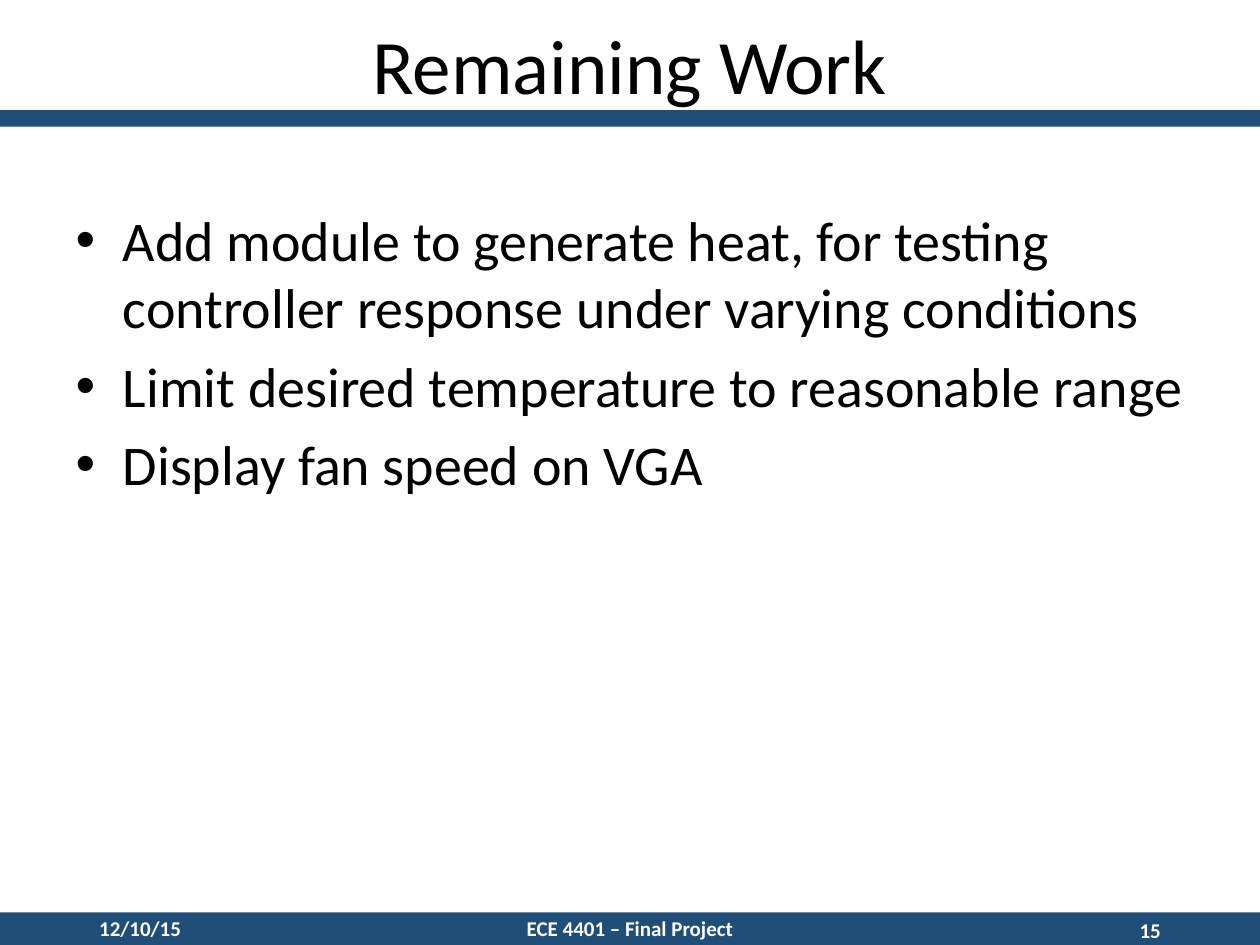
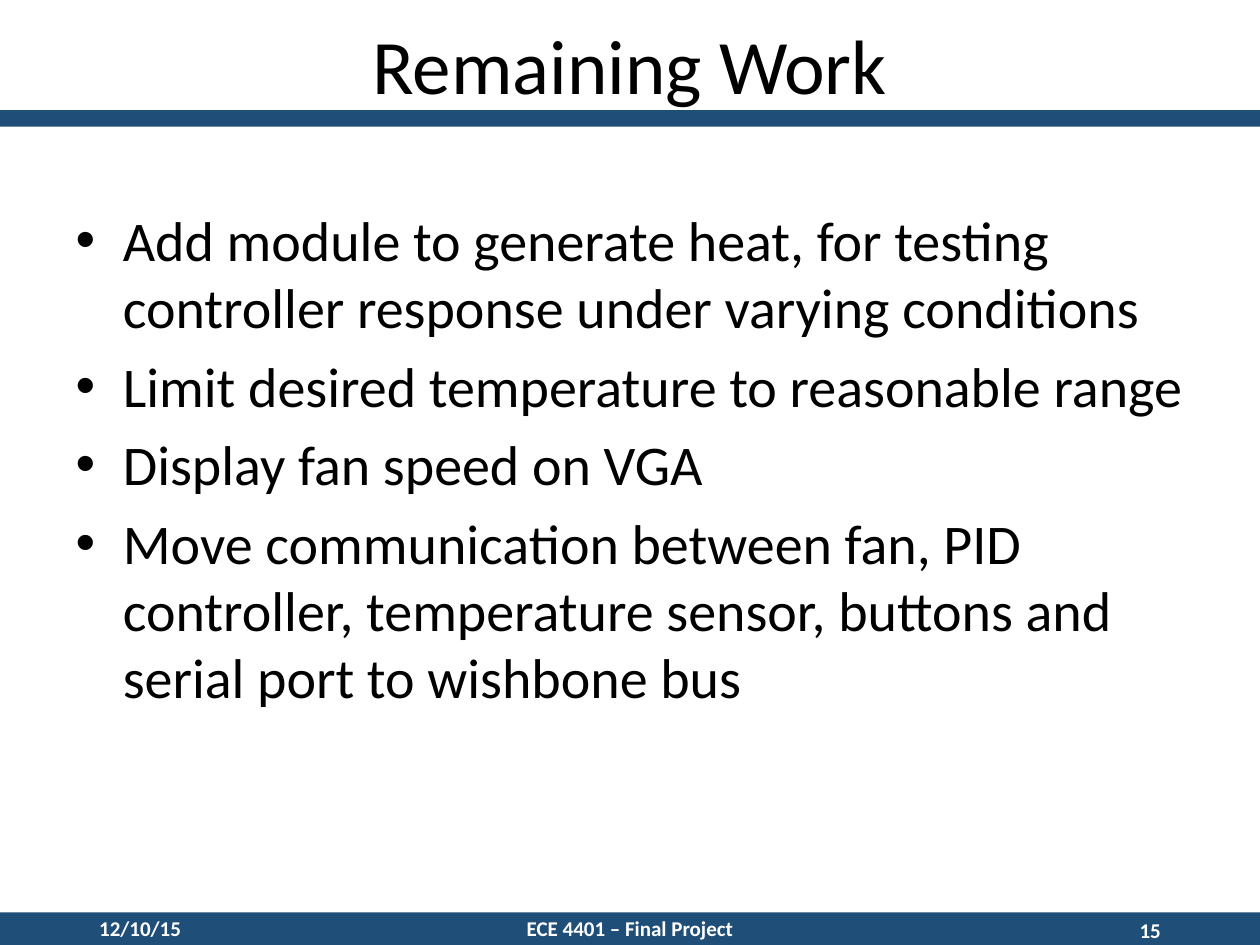
Before and after one commit to paquettedavid/FPGATemperaturePIDController, a slide deck: slide 15 of Documentation/DesignPresentation.pptx. Drawn at 1260x945 pixels with LibreOffice and Linux fonts; fonts in the diff are those of the drawing. Boxes give left, top, right and bottom in pixels: in the first picture for what was removed or moved away, otherwise in the second. Text is boxed around its words. In the diff, an @@ line names an element or a change of style, - is before the commit and + after.

```diff
--- a/Documentation/DesignPresentation.pptx
+++ b/Documentation/DesignPresentation.pptx
@@ text at [123, 525, 1112, 707]: paragraph added @@
+• Move communication between fan, PID controller, temperature sensor, buttons and serial port to wishbone bus
```
Also in this commit, not shown: 1 other slide changed, 5 other files.
